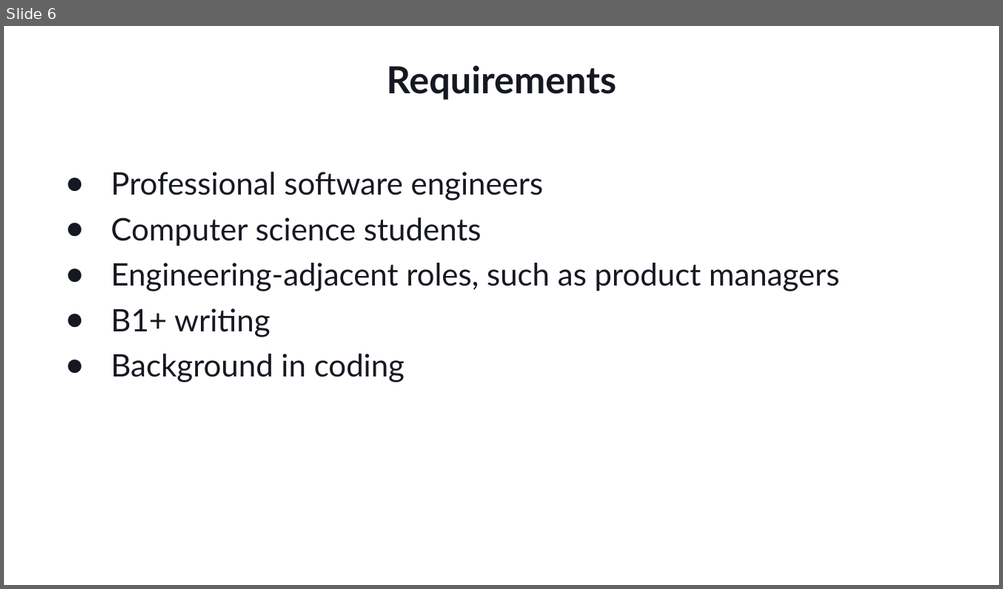
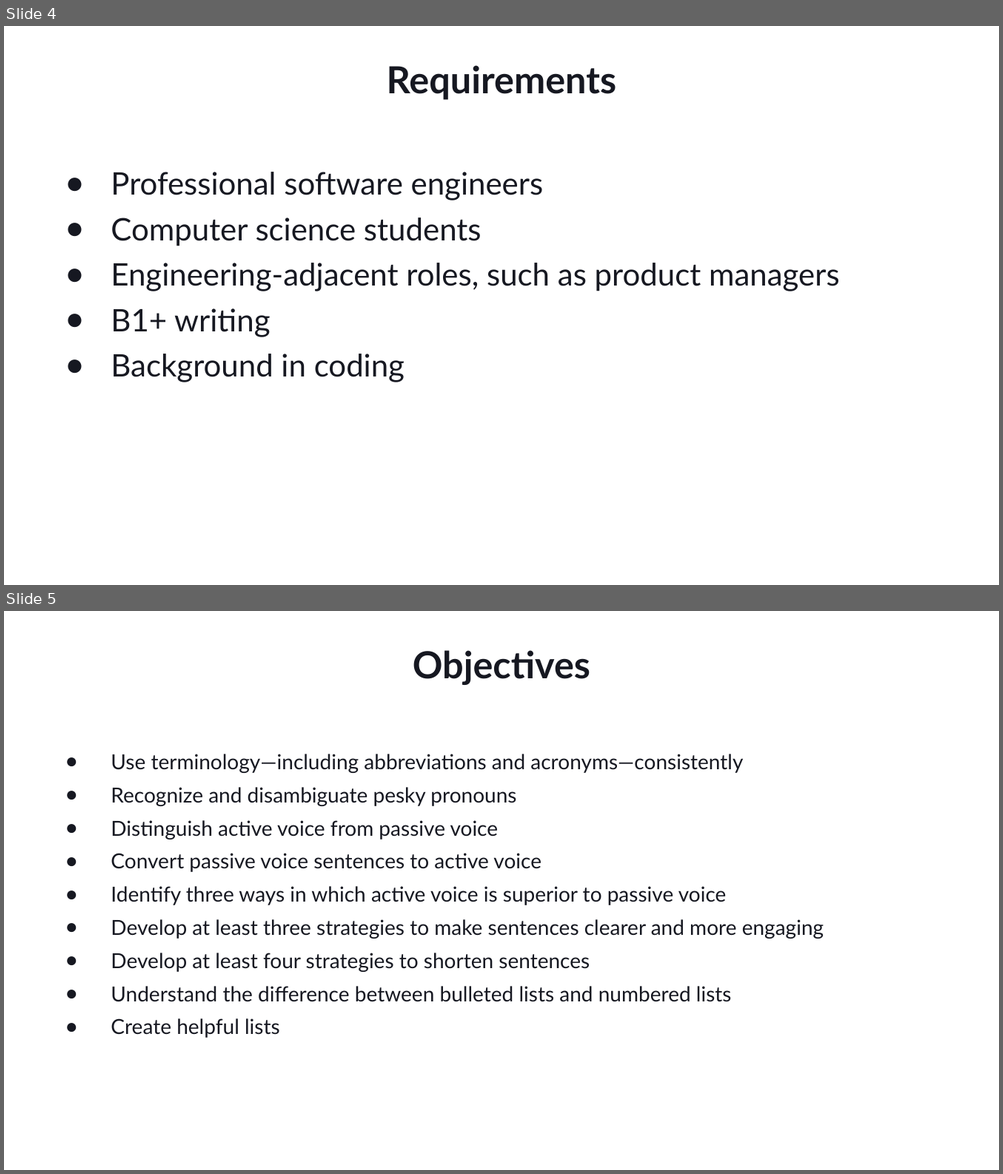
Before and after one commit to Ungerfall/ungerfall.github.io, a slide deck: presentation/tech-writing/tech-writing-azure-static-web-apps.pptx. Shown one above the other, each under a label of ours: slide 6 before the commit, slides 4 and 5 after it. The pictures are 1003x589 and 1003x1174 pixels, drawn with LibreOffice and Linux fonts; fonts in the diff are those of the drawing; background and template pictures are left out. Boxes give left, top, right and bottom in pixels: in the first picture for what was removed or moved away, otherwise in the second. Text is boxed around its words. In the diff, an @@ line names an element or a change of style, - is before the commit and + after.

```diff
--- a/presentation/tech-writing/tech-writing-azure-static-web-apps.pptx
+++ b/presentation/tech-writing/tech-writing-azure-static-web-apps.pptx
@@ slide 5 added at (4, 611, 999, 1170), background #FFFFFF @@
@@ title added at (412, 650, 590, 685), 36 pt, text #161821, bold @@
+Objectives
@@ text added at (111, 754, 824, 1038), 20 pt, text #161821 @@
+● Use terminology—including abbreviations and acronyms—consistently
+● Recognize and disambiguate pesky pronouns
+● Distinguish active voice from passive voice
+● Convert passive voice sentences to active voice
+● Identify three ways in which active voice is superior to passive voice
+● Develop at least three strategies to make sentences clearer and more engaging
+● Develop at least four strategies to shorten sentences
+● Understand the difference between bulleted lists and numbered lists
+● Create helpful lists
@@ what was slide 6 is now slide 4 @@
```
Also in this commit, not shown: 5 other slides added, 2 slides removed, 1 other file.
